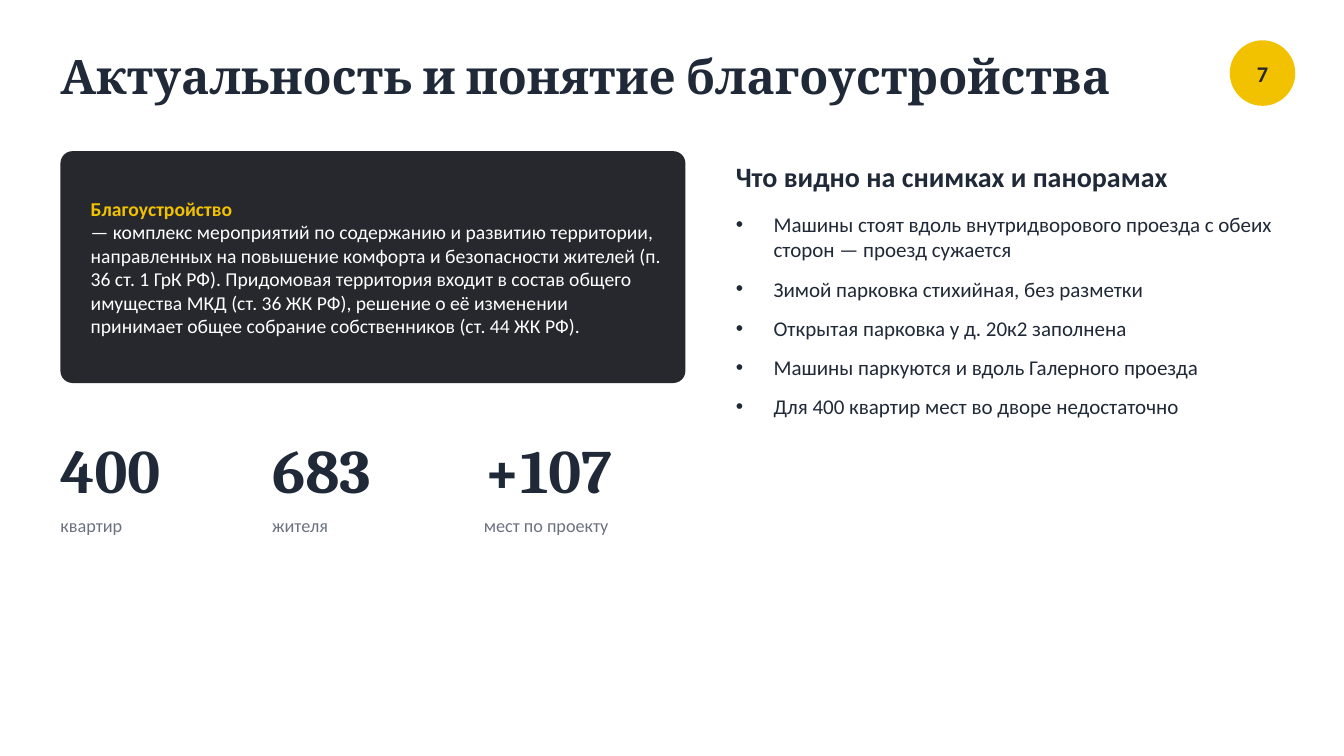
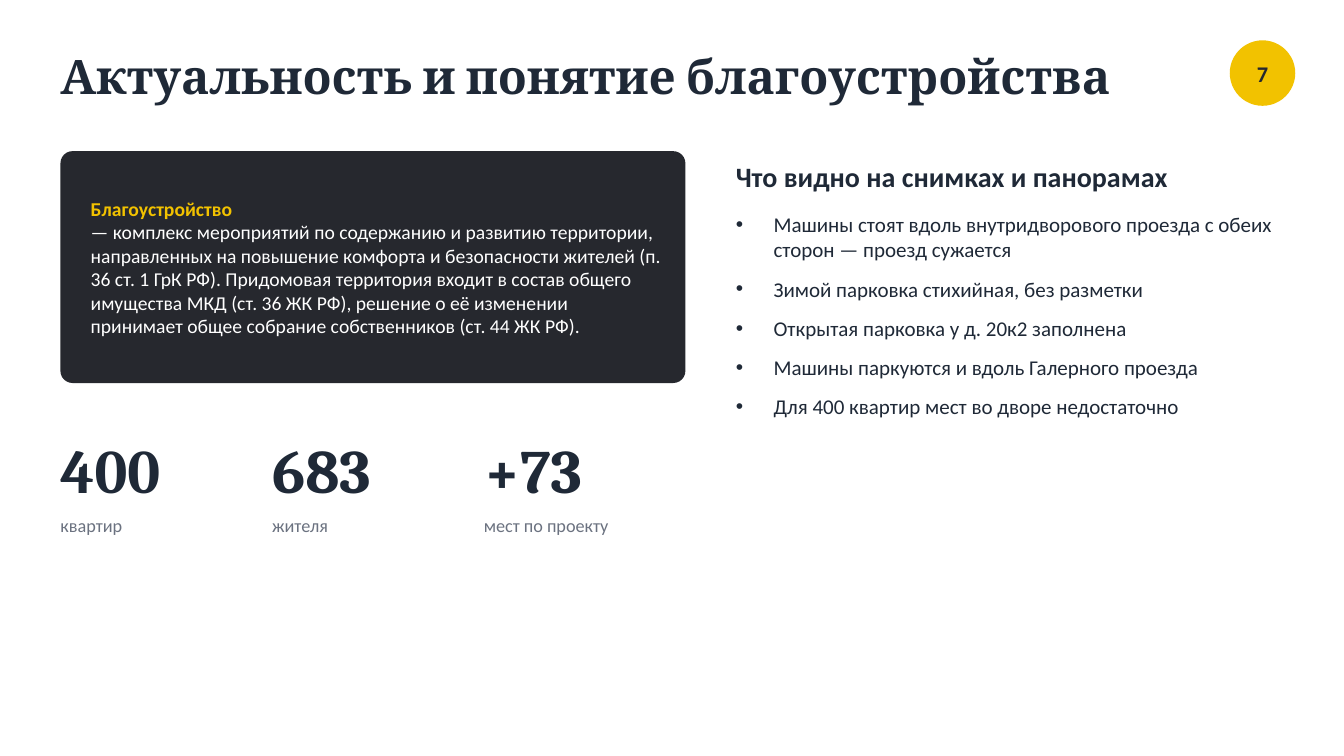
Before and after one commit to shortisshow-prog/mirigrushek, a slide deck: slide 7 of parking/Парковка_Нахимова_20.pptx. Drawn at 1344x756 pixels with LibreOffice and Linux fonts; fonts in the diff are those of the drawing. Boxes give left, top, right and bottom in pixels: in the first picture for what was removed or moved away, otherwise in the second. Text is boxed around its words. In the diff, an @@ line names an element or a change of style, - is before the commit and + after.

```diff
--- a/parking/Парковка_Нахимова_20.pptx
+++ b/parking/Парковка_Нахимова_20.pptx
@@ text at bbox=[484, 451, 582, 494]: text changed @@
-+107
++73
```
Also in this commit, not shown: 7 other slides changed, 1 slide added, 3 other files.
